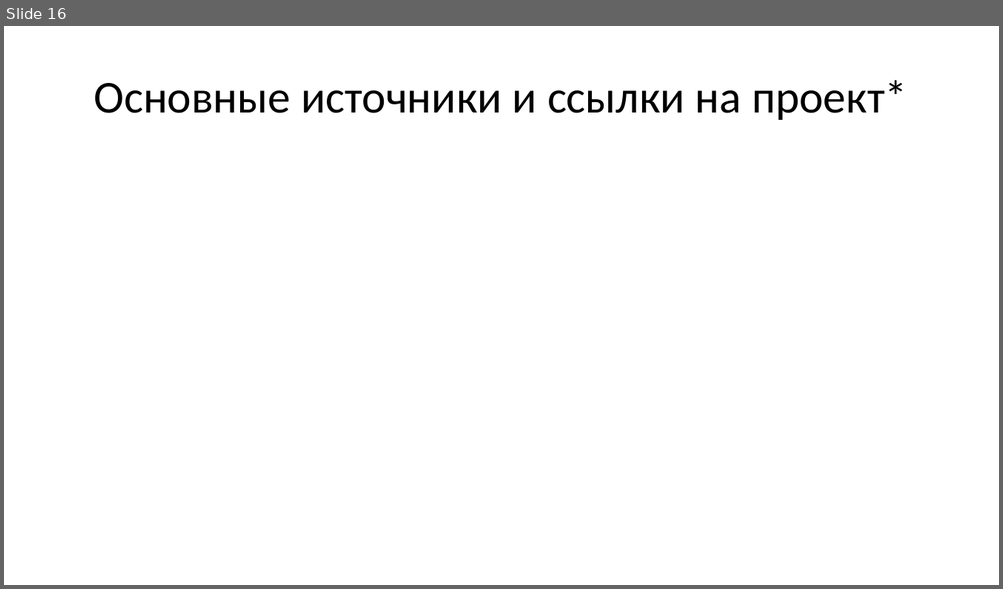
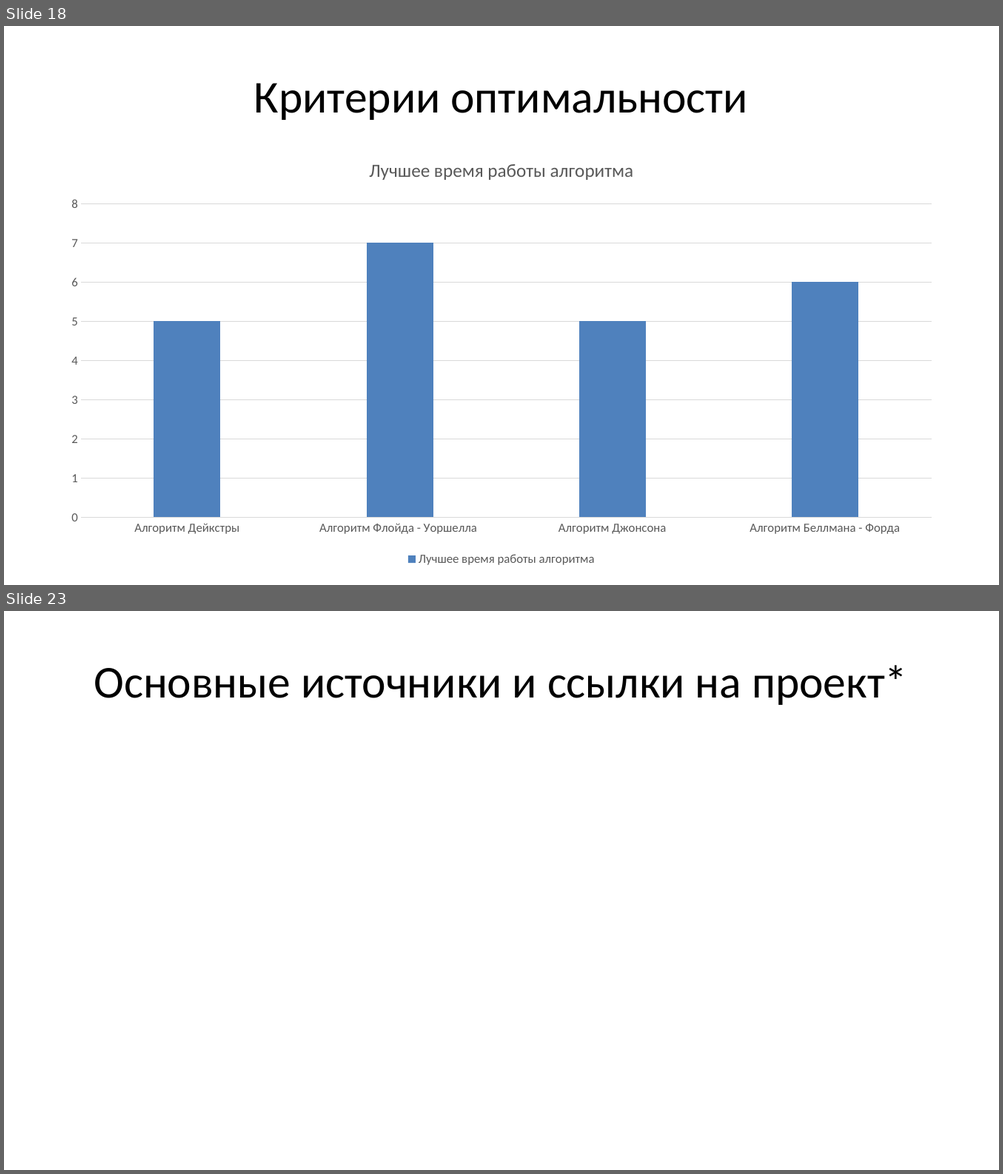
Before and after one commit to daniil00t/graph2.0, a slide deck: Issledovatelskaya_rabota.pptx. Shown one above the other, each under a label of ours: slide 16 before the commit, slides 18 and 23 after it; the slides between them are not shown. The pictures are 1003x589 and 1003x1174 pixels, drawn with LibreOffice and Linux fonts; fonts in the diff are those of the drawing. Boxes give left, top, right and bottom in pixels: in the first picture for what was removed or moved away, otherwise in the second. Text is boxed around its words. In the diff, an @@ line names an element or a change of style, - is before the commit and + after.

```diff
--- a/Issledovatelskaya_rabota.pptx
+++ b/Issledovatelskaya_rabota.pptx
@@ slide 18 added at (x1=4, y1=26, x2=999, y2=585), background #FFFFFF @@
@@ title added at (x1=254, y1=83, x2=747, y2=120), 44 pt, text #000000 @@
+Критерии оптимальности
@@ column chart added at (x1=54, y1=141, x2=949, y2=570) @@
+title "Лучшее время работы алгоритма "
+categories: Алгоритм Дейкстры, Алгоритм Флойда - Уоршелла , Алгоритм Джонсона, Алгоритм Беллмана - Форда
+Лучшее время работы алгоритма: 5, 7, 5, 6
@@ what was slide 16 is now slide 23 @@
```
Also in this commit, not shown: 1 slide changed, 6 other slides added, 5 other files.
